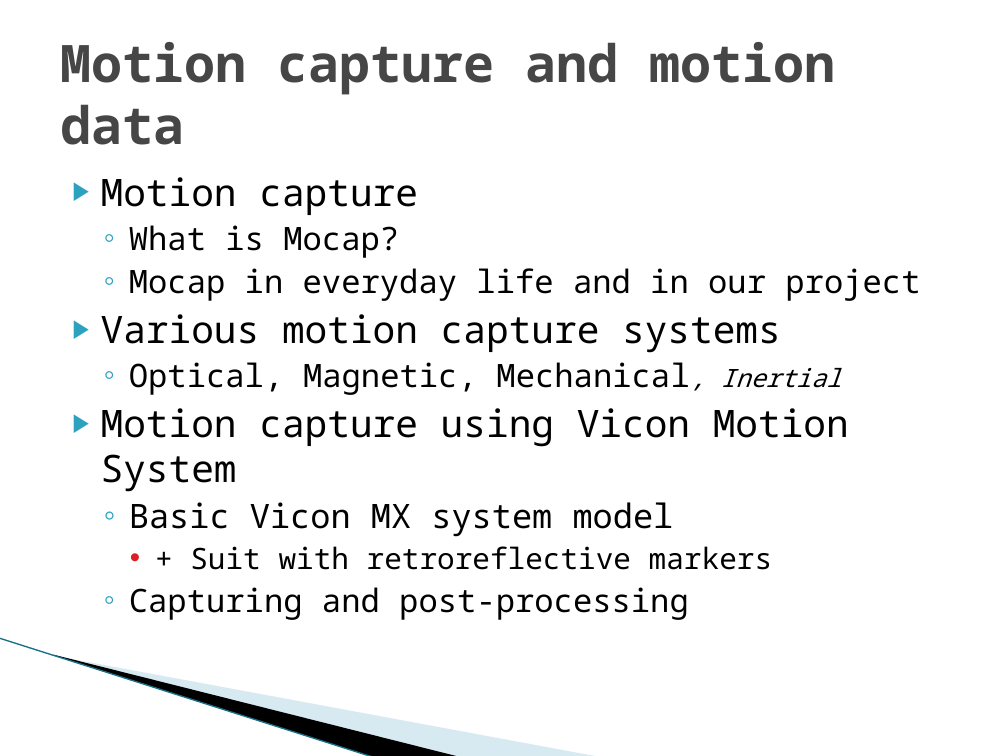
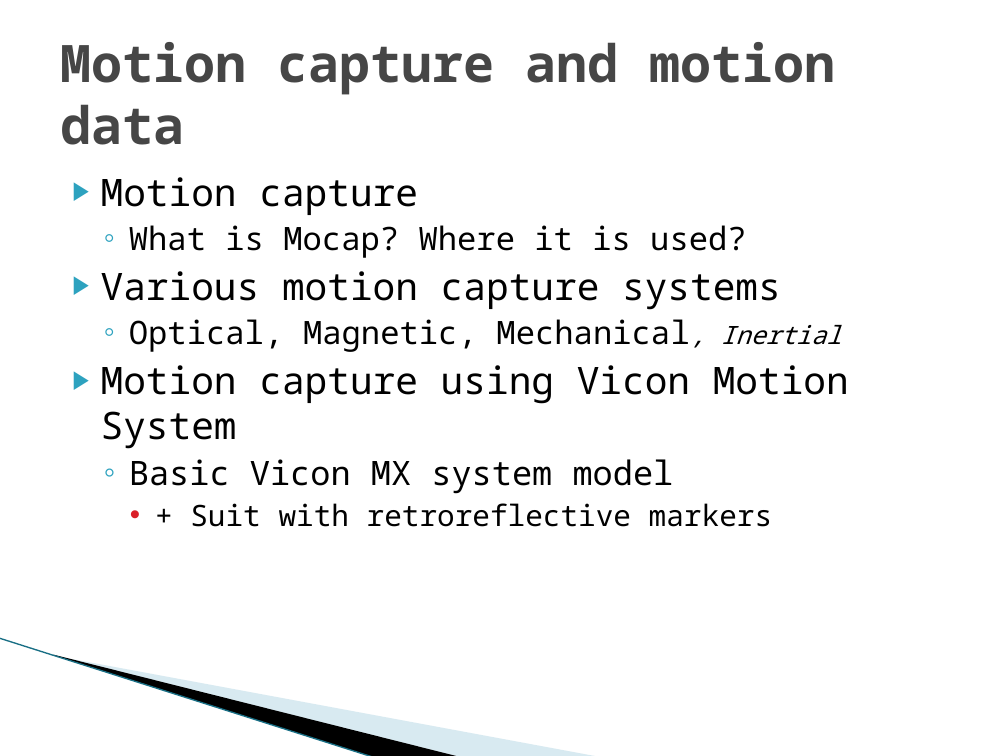
Before and after one commit to hobama/cvg01, a slide deck: slide 6 of docs/Presentation/Presentation.pptx (slide 5 before the commit). Drawn at 1008x756 pixels with LibreOffice and Linux fonts; fonts in the diff are those of the drawing; background and template pictures are left out. Boxes give left, top, right and bottom in pixels: in the first picture for what was removed or moved away, otherwise in the second. Text is boxed around its words. In the diff, an @@ line names an element or a change of style, - is before the commit and + after.

```diff
--- a/docs/Presentation/Presentation.pptx
+++ b/docs/Presentation/Presentation.pptx
@@ text at (129, 225, 747, 258): text changed @@
-  ◦ What is Mocap?
-  ◦ Mocap in everyday life and in our project
+  ◦ What is Mocap? Where it is used?
@@ text at (129, 587, 689, 620): paragraph removed @@
-  ◦ Capturing and post-processing
```
Also in this commit, not shown: 4 other slides changed, 4 slides added.
